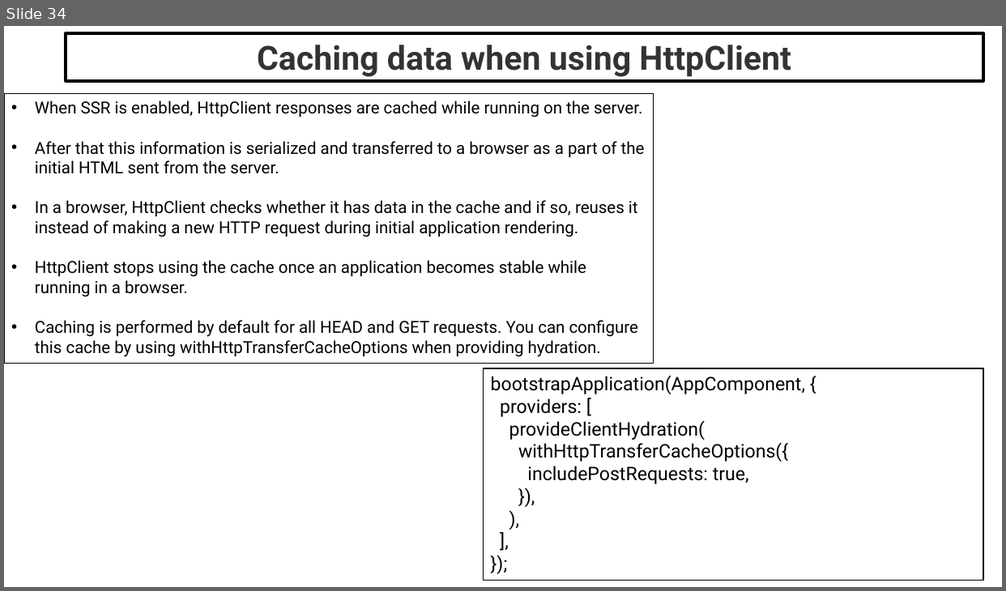
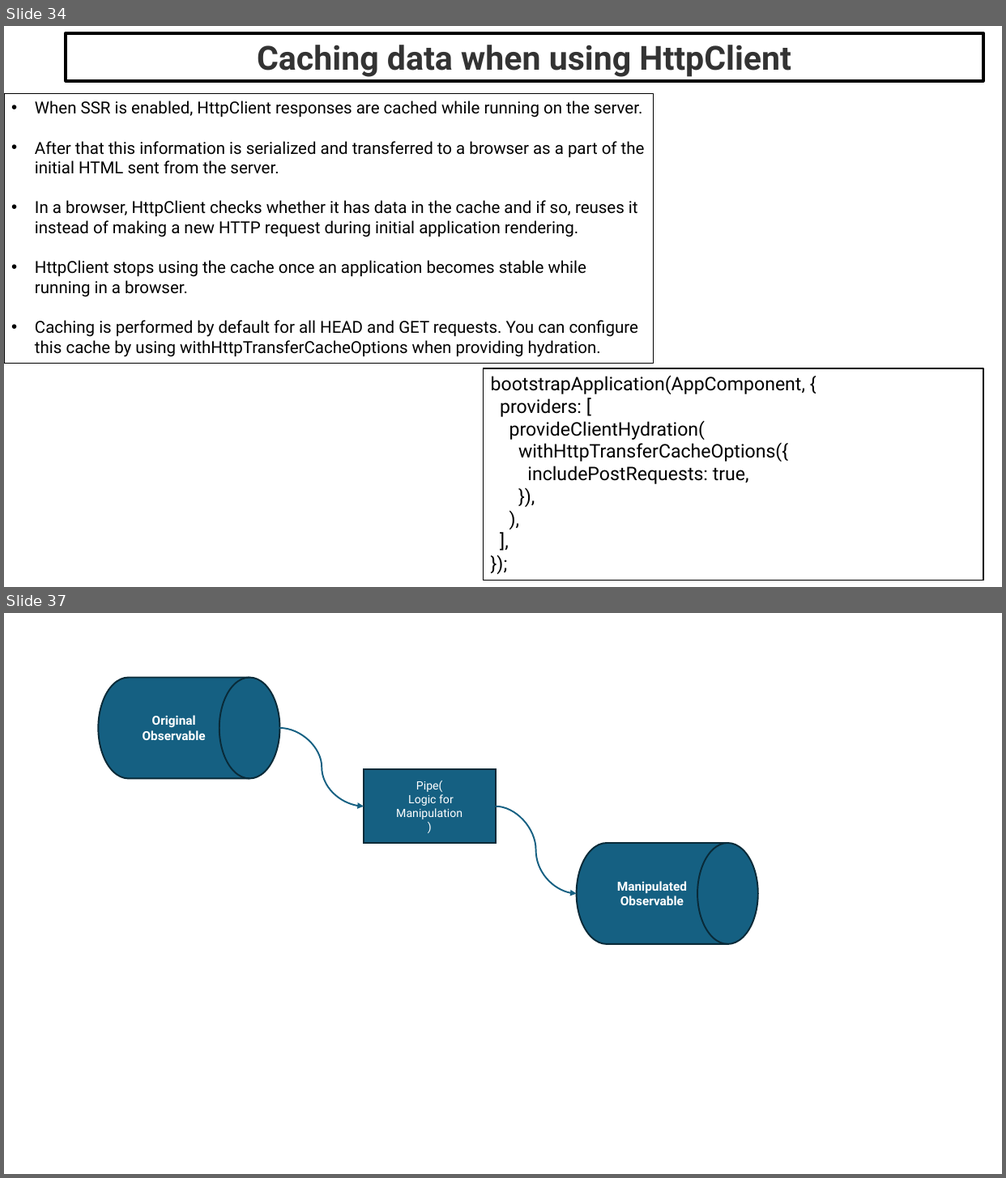
Before and after one commit to maheshsabnis/ng17guard, a slide deck: my-ng-app/Angular_Training_Images.pptx. Shown one above the other, each under a label of ours: slide 34 before the commit, slides 34 and 37 after it; the slides between them are not shown. The pictures are 1006x591 and 1006x1178 pixels, drawn with LibreOffice and Linux fonts; fonts in the diff are those of the drawing. Boxes give left, top, right and bottom in pixels: in the first picture for what was removed or moved away, otherwise in the second. Text is boxed around its words. In the diff, an @@ line names an element or a change of style, - is before the commit and + after.

```diff
--- a/my-ng-app/Angular_Training_Images.pptx
+++ b/my-ng-app/Angular_Training_Images.pptx
@@ slide 37 added at box(4, 613, 1002, 1174), background #FFFFFF @@
@@ flow chart magnetic drum added at box(98, 677, 280, 778), fill #156082, outline #092A39 1.5 pt, 12 pt, text #FFFFFF, bold @@
+Original
+Observable
@@ curved arrow added from (280, 728) to (364, 806), #156082 1.5 pt @@
@@ rectangle added at box(364, 769, 496, 843), fill #156082, outline #092A39 1.5 pt, 11 pt, text #FFFFFF @@
+Pipe(
+Logic for Manipulation
+)
@@ curved arrow added from (495, 806) to (577, 894), #156082 1.5 pt @@
@@ flow chart magnetic drum added at box(577, 843, 759, 944), fill #156082, outline #092A39 1.5 pt, 12 pt, text #FFFFFF, bold @@
+Manipulated
+Observable
```
Also in this commit, not shown: 3 other slides added, 29 other files.
